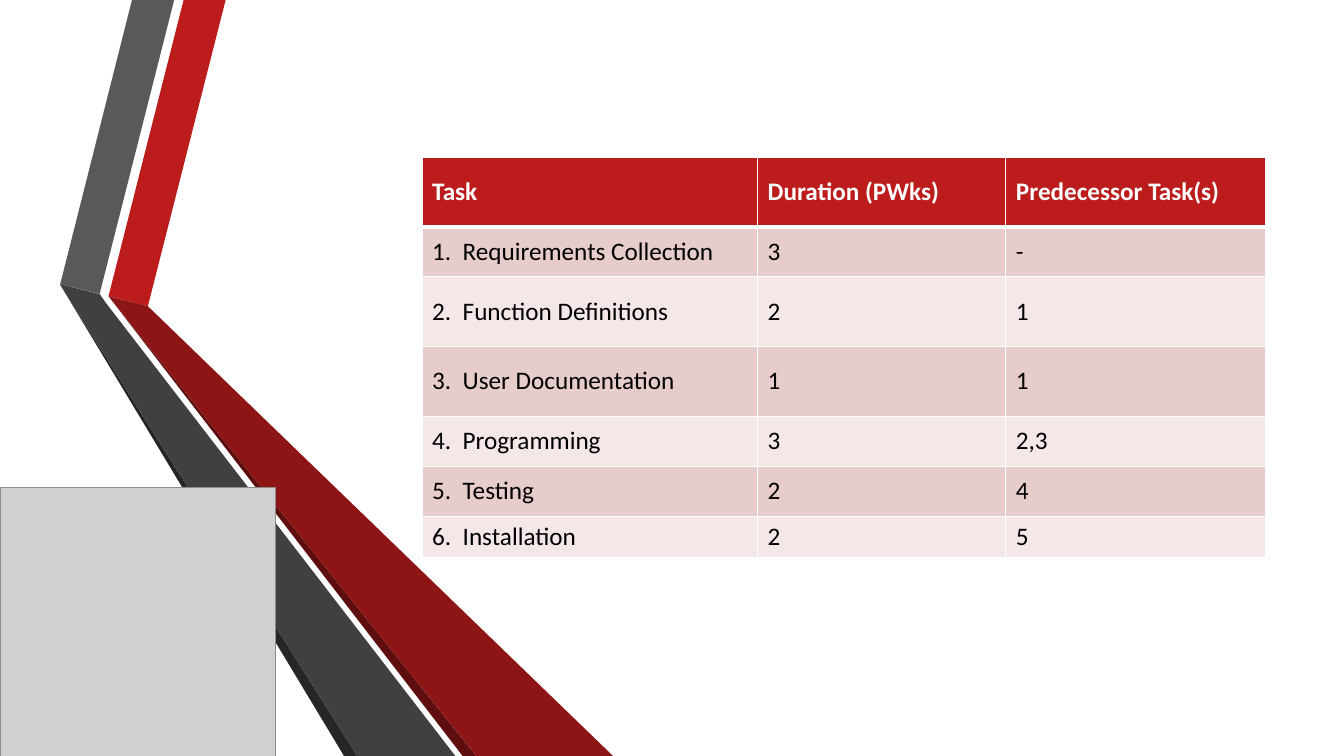
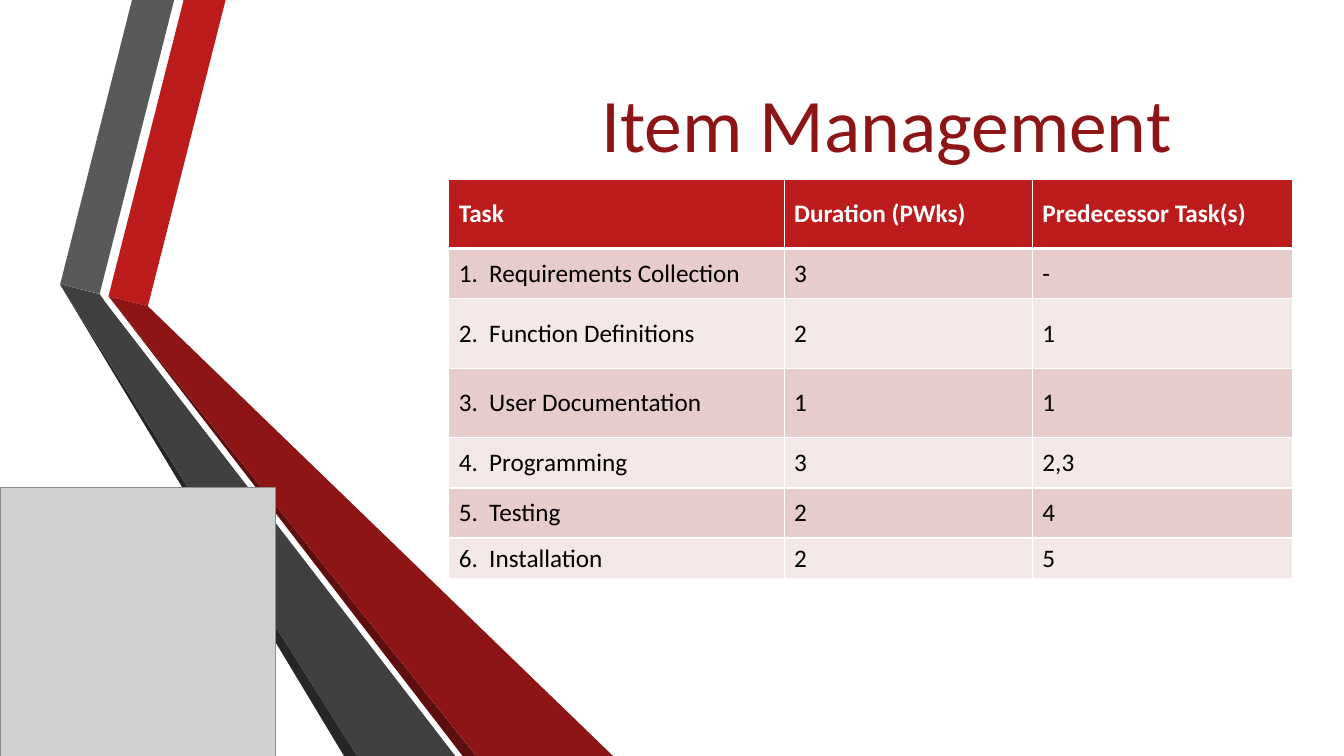
Before and after one commit to Jacob-Friedberg/Maze_Runner, a slide deck: slide 21 of Documents/SA Presentation.pptx. Drawn at 1344x756 pixels with LibreOffice and Linux fonts; fonts in the diff are those of the drawing; grey boxes stand for pictures; background and template pictures are left out. Boxes give left, top, right and bottom in pixels: in the first picture for what was removed or moved away, otherwise in the second. Text is boxed around its words. In the diff, an @@ line names an element or a change of style, - is before the commit and + after.

```diff
--- a/Documents/SA Presentation.pptx
+++ b/Documents/SA Presentation.pptx
@@ title "Item Management" rewrapped from [523,144,1092,224] to [601,103,1171,165] @@
@@ table: place and size @@
-table at [422,157,1266,557]
+table at [449,179,1293,579]
```
Also in this commit, not shown: 13 other slides changed, 2 slides added, 1 slide removed, 2 other files.
